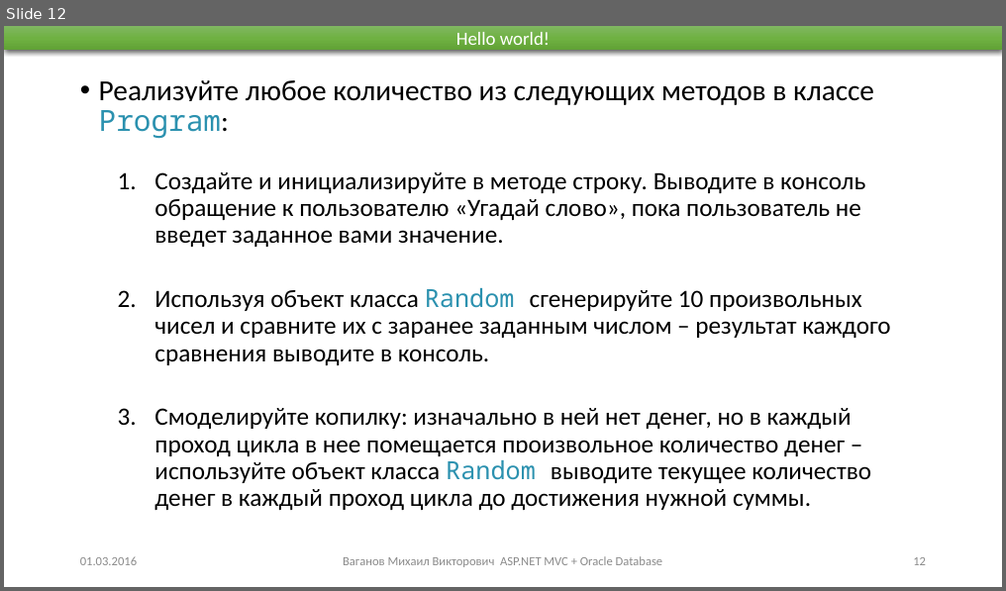
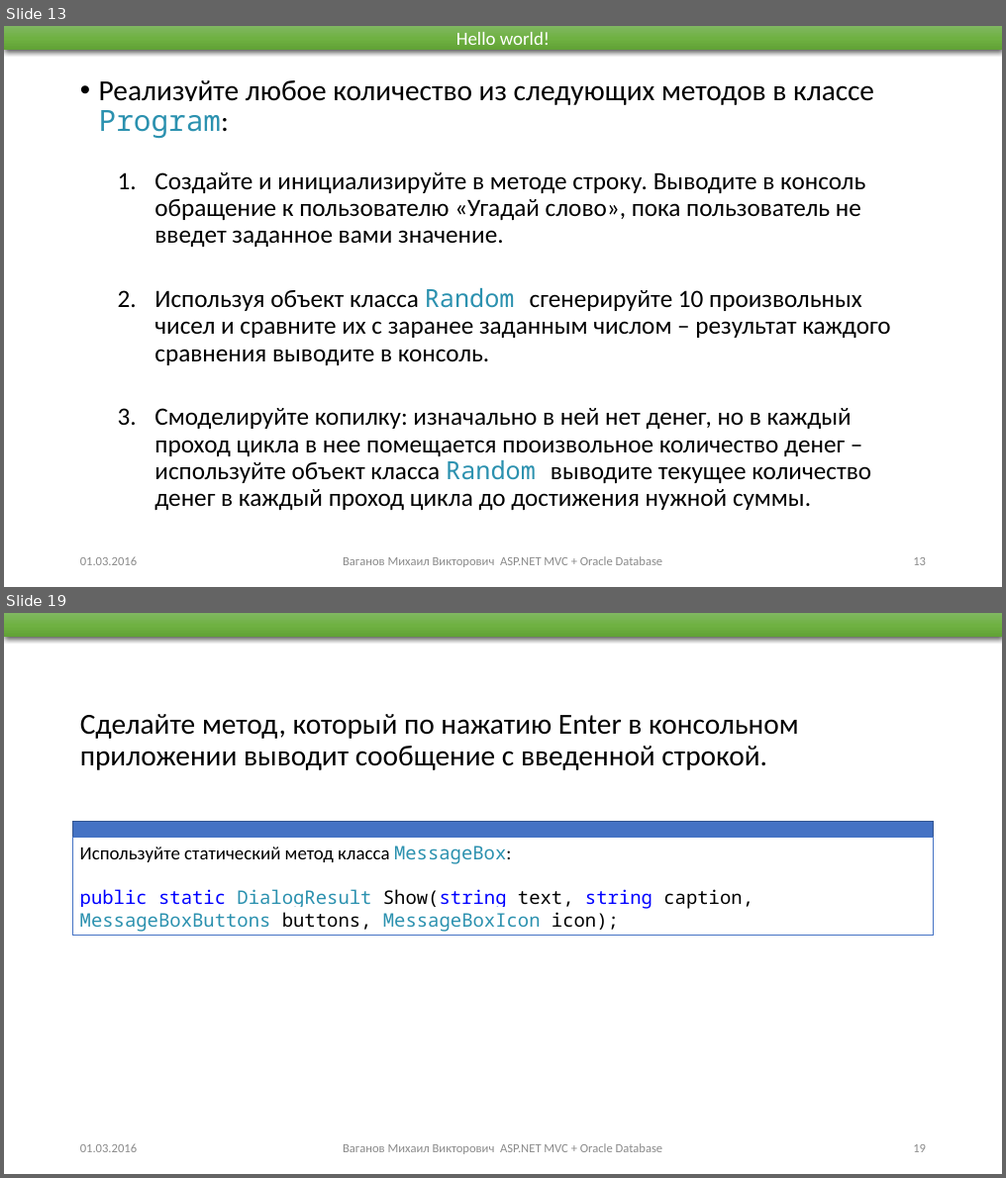
Before and after one commit to Mikhail-Vaganov/psu-applicants, a slide deck: Presentations/Занятие 1.pptx. Shown one above the other, each under a label of ours: slide 12 before the commit, slides 13 and 19 after it; the slides between them are not shown. The pictures are 1006x591 and 1006x1178 pixels, drawn with LibreOffice and Linux fonts; fonts in the diff are those of the drawing. Boxes give left, top, right and bottom in pixels: in the first picture for what was removed or moved away, otherwise in the second. Text is boxed around its words. In the diff, an @@ line names an element or a change of style, - is before the commit and + after.

```diff
--- a/Presentations/Занятие 1.pptx
+++ b/Presentations/Занятие 1.pptx
@@ slide 19 added at (4, 613, 1002, 1174), background #FFFFFF @@
@@ rectangle added at (4, 613, 1002, 637), fill gradient #81B861 to #6FB242 to #62A336 @@
@@ text added at (80, 714, 799, 770), 28 pt, text #000000 @@
+Сделайте метод, который по нажатию Enter в консольном приложении выводит сообщение с введенной строкой.
@@ rectangle added at (73, 821, 934, 837), fill #4472C4, outline #325491 1 pt @@
@@ rectangle added at (73, 837, 934, 935), fill #FFFFFF, outline #4472C4 1 pt, 18 pt, text #000000 @@
+Используйте статический метод класса MessageBox:
+public static DialogResult Show(string text, string caption, MessageBoxButtons buttons, MessageBoxIcon icon);
@@ text added at (80, 1144, 137, 1153), 12 pt, text #8C8C8C @@
+01.03.2016
@@ text added at (343, 1144, 663, 1155), 12 pt, text #8C8C8C @@
+Ваганов Михаил Викторович ASP.NET MVC + Oracle Database
@@ page number added at (913, 1145, 926, 1153), 12 pt, text #8C8C8C @@
+19
@@ what was slide 12 is now slide 13 @@
```
Also in this commit, not shown: 3 slides changed, 5 other slides added, 6 other files.
